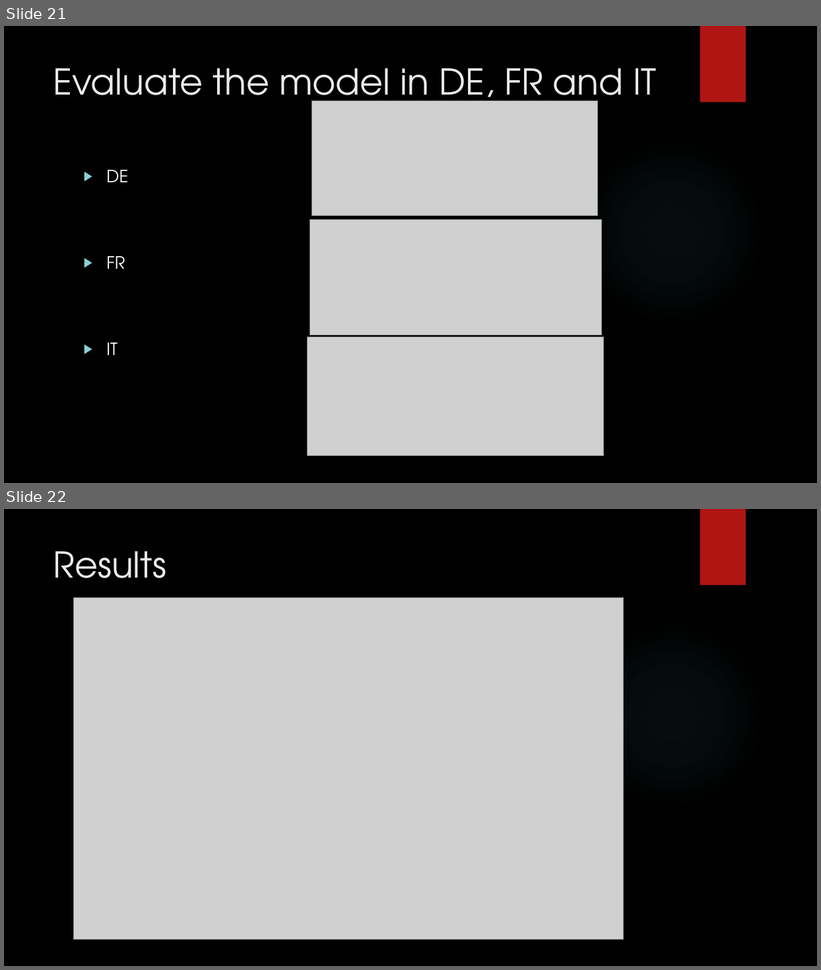
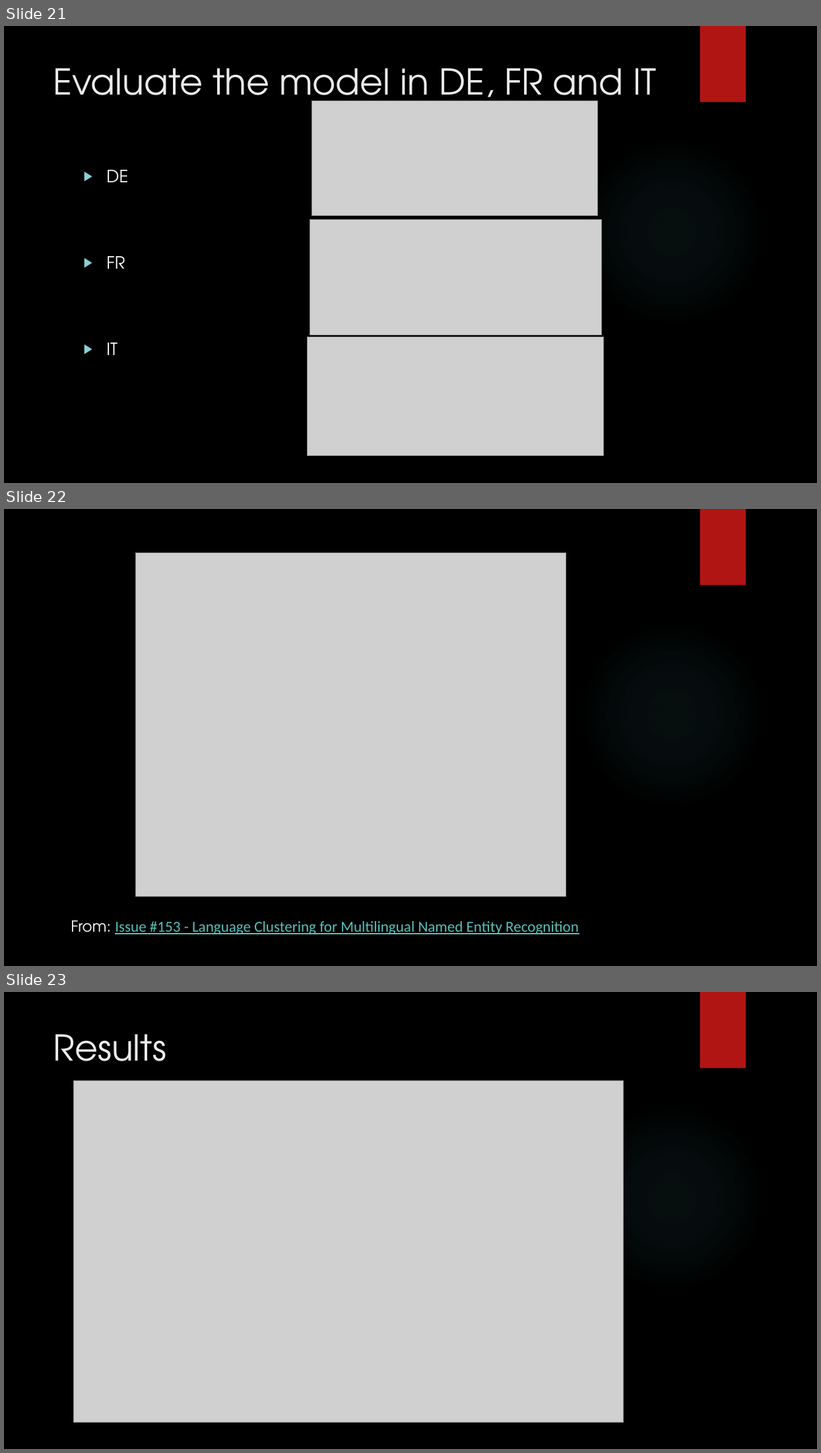
Before and after one commit to Beabir/TaskModule4_MNER, a slide deck: CAS NLP Module 4_jd_bb.pptx. Shown one above the other, each under a label of ours: slides 21 and 22 before the commit, slides 21, 22 and 23 after it. The pictures are 821x970 and 821x1453 pixels, drawn with LibreOffice and Linux fonts; fonts in the diff are those of the drawing; grey boxes stand for pictures; background and template pictures are left out. Boxes give left, top, right and bottom in pixels: in the first picture for what was removed or moved away, otherwise in the second. Text is boxed around its words. In the diff, an @@ line names an element or a change of style, - is before the commit and + after.

```diff
--- a/CAS NLP Module 4_jd_bb.pptx
+++ b/CAS NLP Module 4_jd_bb.pptx
@@ slide 22 added at bbox=[4, 509, 817, 966], background picture (left out); not listed: 2 template elements that a slide beside it also shows @@
@@ picture added at bbox=[136, 553, 566, 897] @@
@@ text added at bbox=[71, 921, 579, 935], 18 pt, text #58C1BA, underline @@
+From: Issue #153 - Language Clustering for Multilingual Named Entity Recognition
@@ what was slide 22 is now slide 23 @@
```
Also in this commit, not shown: 1 slide changed.
